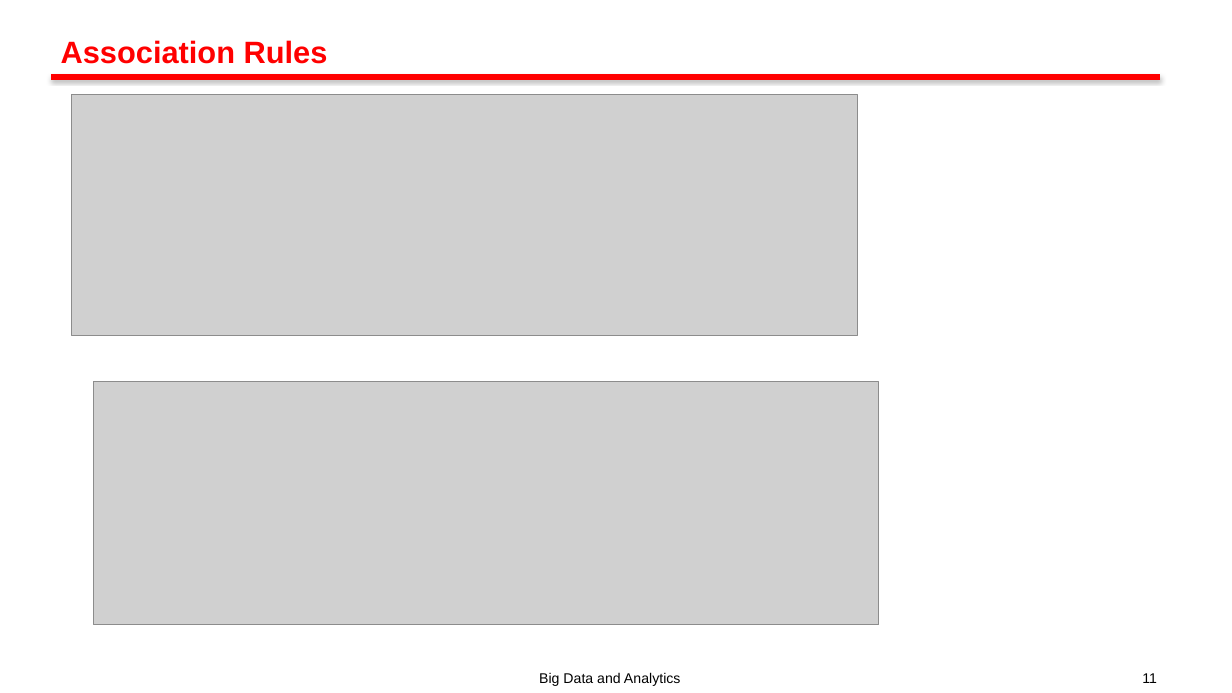
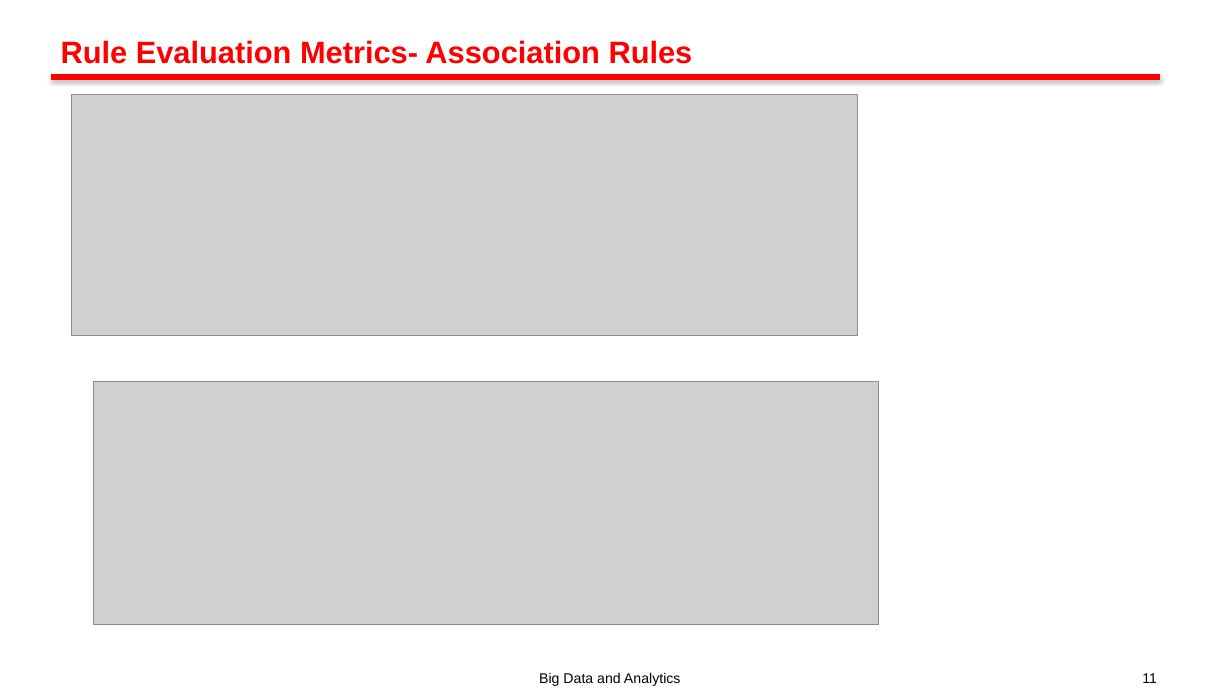
Before and after one commit to yubarajkafle/Course-materials-for-BDA601-Big-Data-Analytics-Torrens-University-, a slide deck: slide 11 of Lecture Slides/S10.pptx. Drawn at 1232x693 pixels with LibreOffice and Linux fonts; fonts in the diff are those of the drawing; grey boxes stand for pictures; background and template pictures are left out. Boxes give left, top, right and bottom in pixels: in the first picture for what was removed or moved away, otherwise in the second. Text is boxed around its words. In the diff, an @@ line names an element or a change of style, - is before the commit and + after.

```diff
--- a/Lecture Slides/S10.pptx
+++ b/Lecture Slides/S10.pptx
@@ title at box(61, 40, 693, 64): text changed @@
-Association Rules
+Rule Evaluation Metrics- Association Rules
```
Also in this commit, not shown: 4 other slides changed, 1 slide added, 2 other files.
